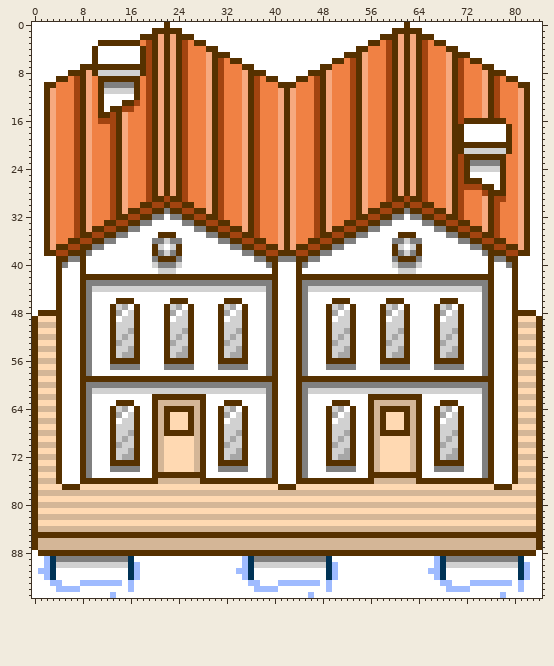
Edited in one commit: sprite sheet (Aria/Assets/Sprites/building3.png). The picture above was drawn from the file before the commit.
The file is 85x96 pixels.
New version:
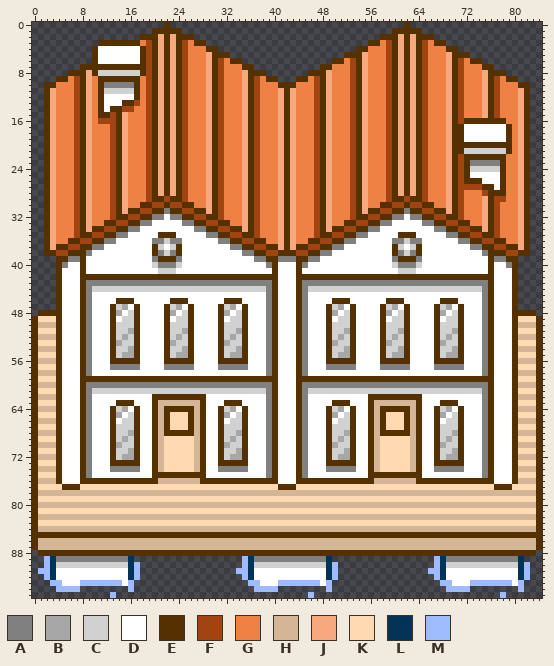
Palette (. is transparent): A #808080  B #a7a7a7  C #d1d1d1  D #ffffff  E #563100  F #a24410  G #f08144  H #d4b697  J #f6a97f  K #ffd9b2  L #003356  M #9fbbff
Commit message: Forgot to add transparency for building3 and building4
Change:
Changed rows in their new state; - is an unchanged pixel.
first column x 0:
 0 ......................-.......................................-......................
 1 ....................-----...................................-----....................
 2 ..................---------...............................---------..................
 3 ...........------------------...........................-------------................
 4 ..........---------------------.......................-----------------..............
 5 ..........-----------------------...................---------------------............
 6 ..........-------------------------...............-------------------------..........
 7 ........-----------------------------...........-----------------------------........
 8 ......---------------------------------.......---------------------------------......
 9 ....-------------------------------------...-------------------------------------....
10 ..---------------------------------------------------------------------------------..
11 ..---------------------------------------------------------------------------------..
12 ..---------------------------------------------------------------------------------..
13 ..---------------------------------------------------------------------------------..
14 ..---------------------------------------------------------------------------------..
15 ..---------------------------------------------------------------------------------..
16 ..---------------------------------------------------------------------------------..
17 ..---------------------------------------------------------------------------------..
18 ..---------------------------------------------------------------------------------..
19 ..---------------------------------------------------------------------------------..
20 ..---------------------------------------------------------------------------------..
21 ..---------------------------------------------------------------------------------..
22 ..---------------------------------------------------------------------------------..
23 ..---------------------------------------------------------------------------------..
24 ..---------------------------------------------------------------------------------..
25 ..---------------------------------------------------------------------------------..
26 ..---------------------------------------------------------------------------------..
27 ..---------------------------------------------------------------------------------..
28 ..---------------------------------------------------------------------------------..
29 ..---------------------------------------------------------------------------------..
30 ..---------------------------------------------------------------------------------..
31 ..---------------------------------------------------------------------------------..
32 ..---------------------------------------------------------------------------------..
33 ..---------------------------------------------------------------------------------..
34 ..---------------------------------------------------------------------------------..
35 ..---------------------------------------------------------------------------------..
36 ..---------------------------------------------------------------------------------..
37 ..---------------------------------------------------------------------------------..
38 ..---------------------------------------------------------------------------------..
39 ....-----------------------------------------------------------------------------....
40 ....-----------------------------------------------------------------------------....
41 ....-----------------------------------------------------------------------------....
42 ....-----------------------------------------------------------------------------....
43 ....-----------------------------------------------------------------------------....
44 ....-----------------------------------------------------------------------------....
45 ....-----------------------------------------------------------------------------....
46 ....-----------------------------------------------------------------------------....
47 ....-----------------------------------------------------------------------------....
48 .-----------------------------------------------------------------------------------.
first column x 0:
88 .-----------------------------------------------------------------------------------.
89 ..---------------..................---------------.................---------------...
90 ..----------------.................----------------................----------------..
91 .-----------------................-----------------...............-----------------..
92 ..----------------.................----------------................----------------..
93 ...--------------...................--------------..................--------------...
94 ....----........-....................----........-...................----........-...
95 .............-................................-...............................-......
Pixel boxes of the changes (left, top, right, bottom) in both pictures:
erased: (32, 22, 542, 316)
erased: (32, 550, 542, 598)
